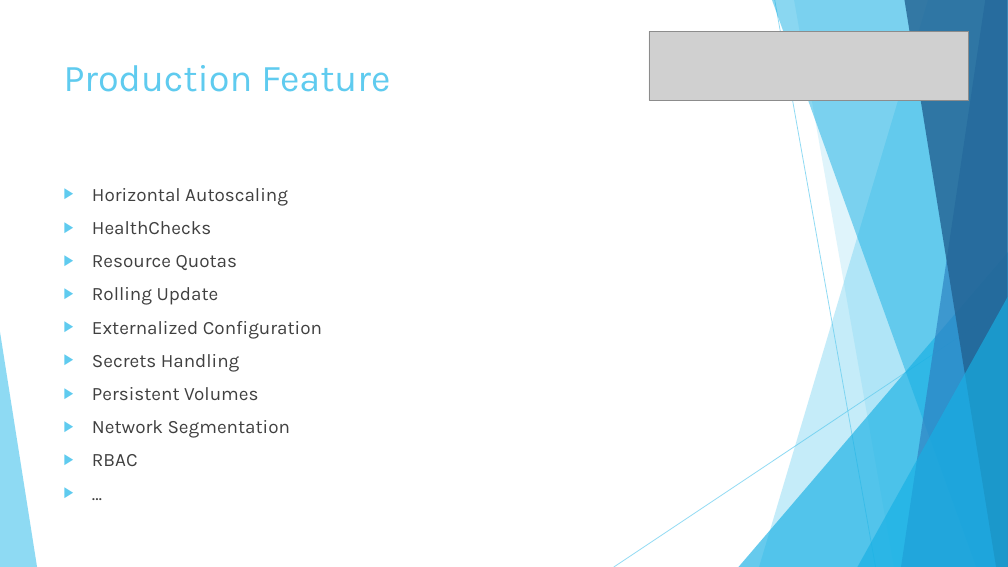
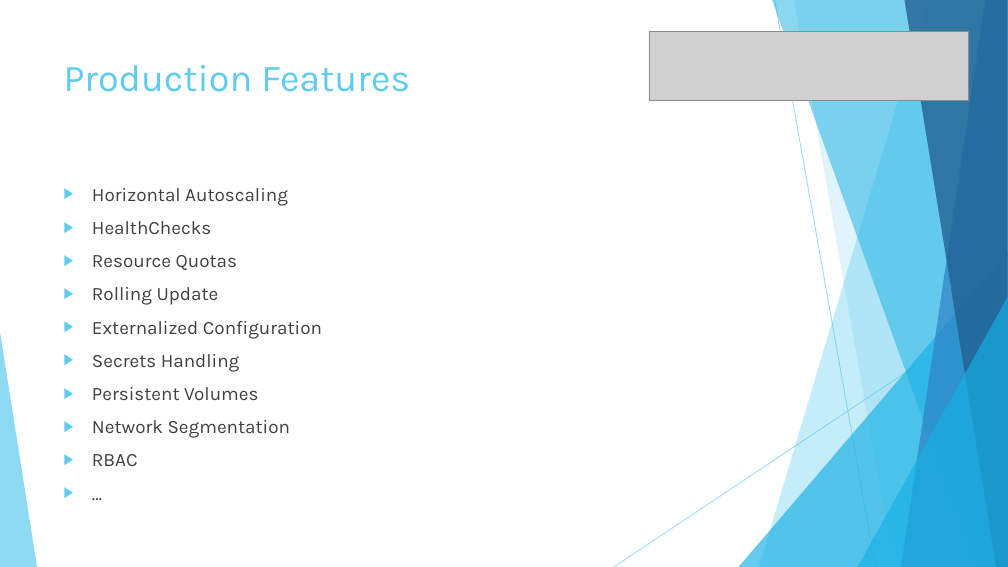
Before and after one commit to fsforza/kubernetes-demo, a slide deck: slide 7 of slides/kube-demo.pptx (slide 5 before the commit). Drawn at 1008x567 pixels with LibreOffice and Linux fonts; fonts in the diff are those of the drawing; grey boxes stand for pictures. Boxes give left, top, right and bottom in pixels: in the first picture for what was removed or moved away, otherwise in the second. Text is boxed around its words. In the diff, an @@ line names an element or a change of style, - is before the commit and + after.

```diff
--- a/slides/kube-demo.pptx
+++ b/slides/kube-demo.pptx
@@ title at [64,65,410,92]: text changed @@
-Production Feature
+Production Features
```
Also in this commit, not shown: 1 other slide changed, 2 slides added.
